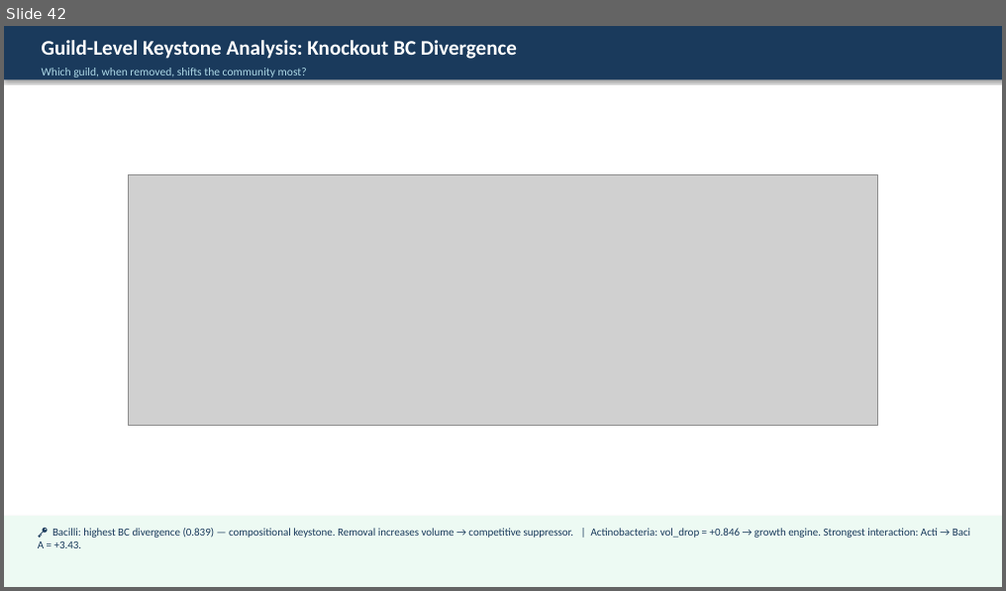
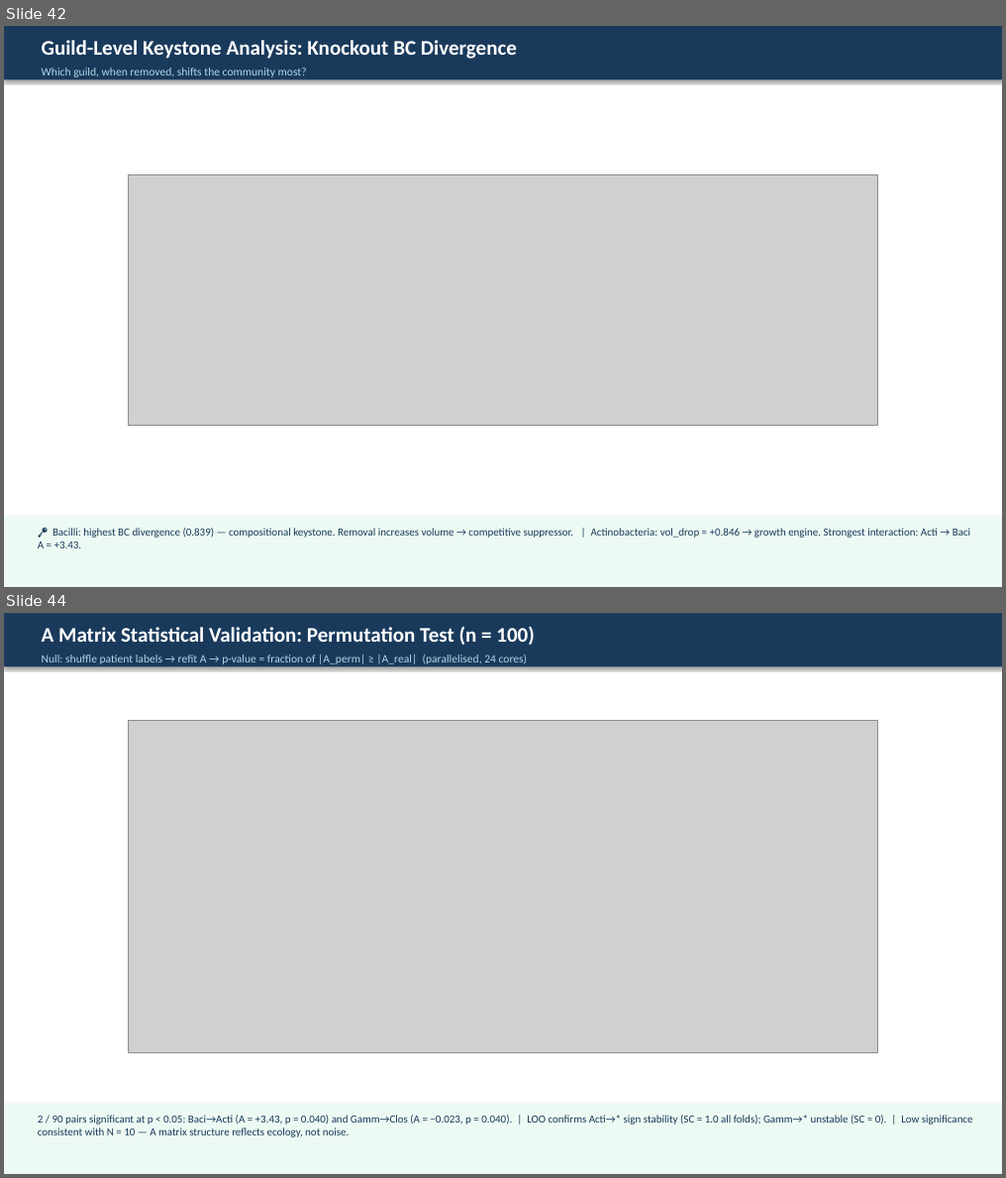
Before and after one commit to keisuke58/nife_intern, a slide deck: dieckow_paper/progress_report_dieckow_extended.pptx. Shown one above the other, each under a label of ours: slide 42 before the commit, slides 42 and 44 after it; the slides between them are not shown. The pictures are 1006x591 and 1006x1178 pixels, drawn with LibreOffice and Linux fonts; fonts in the diff are those of the drawing; grey boxes stand for pictures. Boxes give left, top, right and bottom in pixels: in the first picture for what was removed or moved away, otherwise in the second. Text is boxed around its words. In the diff, an @@ line names an element or a change of style, - is before the commit and + after.

Commit message:
feat: add permutation test, tipping point, 2D phase diagram slides (9pp PDF / 49 PPTX)

```diff
--- a/dieckow_paper/progress_report_dieckow_extended.pptx
+++ b/dieckow_paper/progress_report_dieckow_extended.pptx
@@ slide 44 added at bbox=[4, 613, 1002, 1174], background #FFFFFF @@
@@ rectangle added at bbox=[4, 613, 1002, 666], fill #1A3A5C @@
@@ text added at bbox=[42, 626, 534, 645], 20 pt, text #FFFFFF, bold @@
+A Matrix Statistical Validation: Permutation Test (n = 100)
@@ text added at bbox=[42, 655, 528, 664], 11 pt, text #ADD8E6 @@
+Null: shuffle patient labels → refit A → p-value = fraction of |A_perm| ≥ |A_real| (parallelised, 24 cores)
@@ picture added at bbox=[129, 721, 877, 1054] @@
@@ rectangle added at bbox=[4, 1103, 1002, 1174], fill #EDFAF3 @@
@@ text added at bbox=[38, 1115, 973, 1138], 10.5 pt, text #1A3A5C @@
+2 / 90 pairs significant at p < 0.05: Baci→Acti (A = +3.43, p = 0.040) and Gamm→Clos (A = −0.023, p = 0.040). | LOO confirms Acti→* sign stability (SC = 1.0 all folds); Gamm→* unstable (SC ≈ 0). | Low significance consistent with N = 10 — A matrix structure reflects ecology, not noise.
```
Also in this commit, not shown: 1 slide changed, 2 other slides added, 3 other files.
